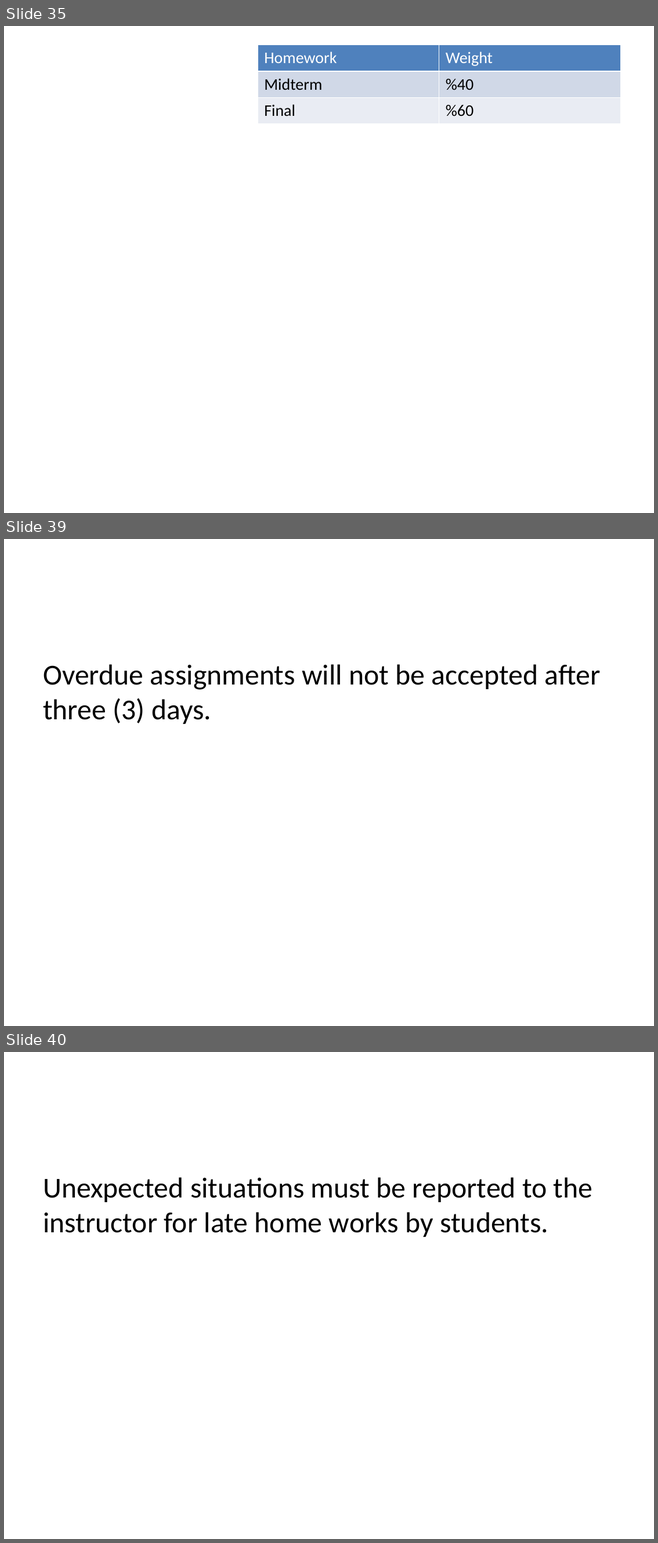
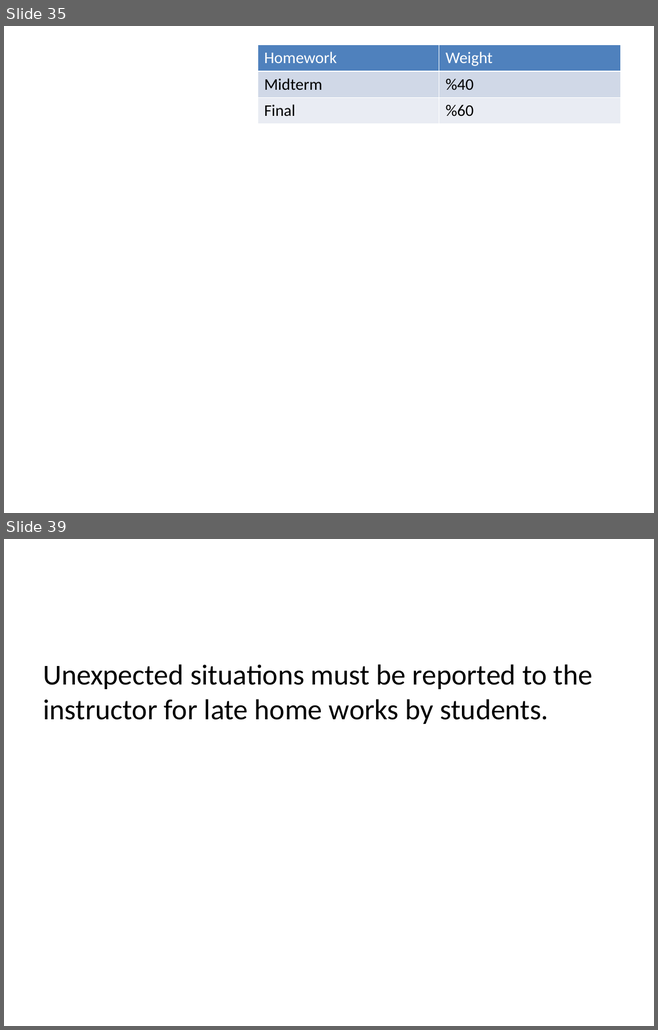
Before and after one commit to ucoruh/ce100-algorithms-and-programming-II, a slide deck: docs/syllabus/syllabus.en.md_word.pptx. Shown one above the other, each under a label of ours: slides 35, 39 and 40 before the commit, slides 35 and 39 after it; the slides between them are not shown. The pictures are 658x1543 and 658x1030 pixels, drawn with LibreOffice and Linux fonts; fonts in the diff are those of the drawing. Boxes give left, top, right and bottom in pixels: in the first picture for what was removed or moved away, otherwise in the second. Text is boxed around its words. In the diff, an @@ line names an element or a change of style, - is before the commit and + after.

```diff
--- a/docs/syllabus/syllabus.en.md_word.pptx
+++ b/docs/syllabus/syllabus.en.md_word.pptx
@@ slide 39 removed at [4, 539, 654, 1026], background #FFFFFF @@
@@ text removed at [43, 664, 600, 724] @@
-Overdue assignments will not be accepted after three (3) days.
@@ what was slide 40 is now slide 39 @@
```
Also in this commit, not shown: 12 slides changed, 14 other files.
